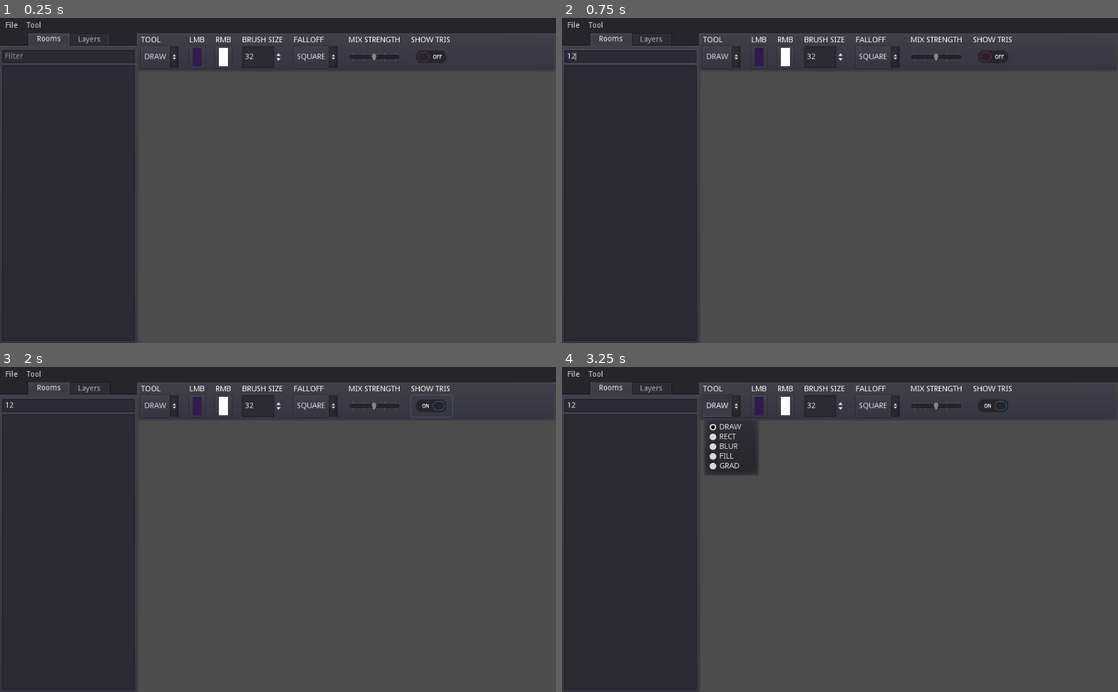
Above: before the commit, frames 1-4 (two rows, left to right).
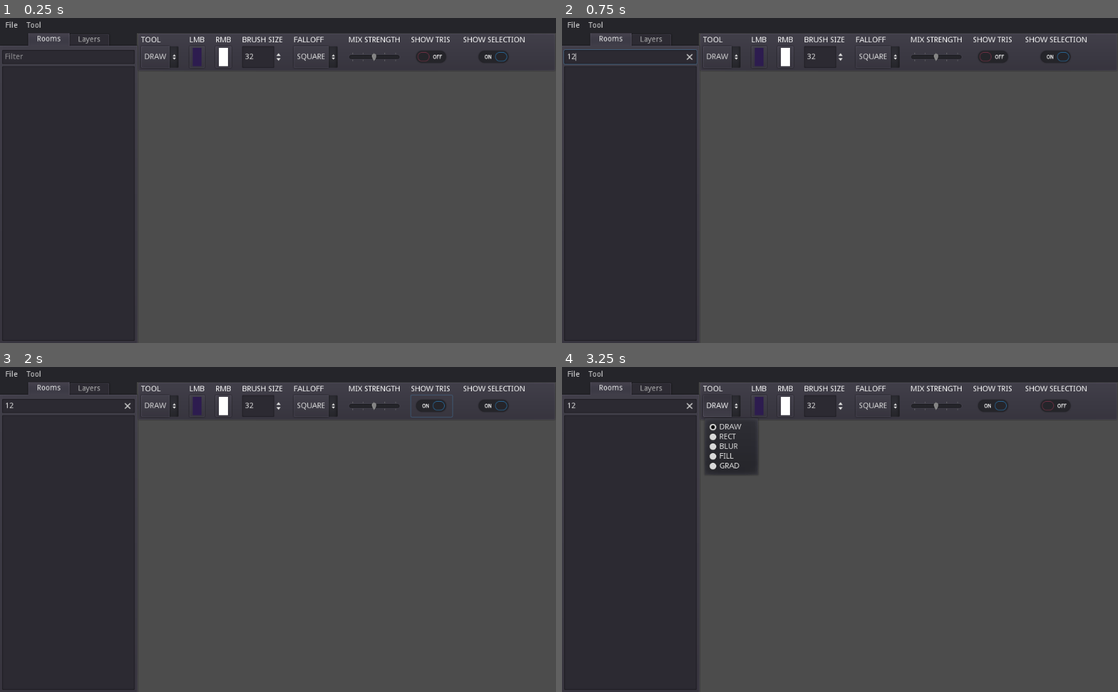
Above: after the commit, the same moments.

Repository: taedixon/vedge-godot-tool
Game: Godot game, scene res://ui/ui_main.tscn
Two runs of this game, one before a commit and one after it. Both use one fixed random seed, a clock stepped at 60 frames per second and the inputs below. The engine's default icon, where the game draws it, is replaced by a stand-in: a white triangle on a blue panel in a dark square.
Inputs (mouse positions are in pixels of both pictures, inside the frame that each line leads up to):
- Up to frame 1 (0.25 s): no input
- Up to frame 2 (0.75 s): click (628, 57) at 0.52 s; type "12" at 0.6 s
- Up to frame 3 (2 s): click (433, 406) at 1.25 s
- Up to frame 4 (3.25 s): click (1056, 406) at 2.02 s; click "DRAW" at 2.75 s

The runs differ from the first frame. In frame 1, 0.3% of the frame differs, in the area x 0-95%, y 5-15%; in frame 2, 0.4%; in frame 3, 0.3%; in frame 4, 0.3%.
Error in both runs: Invalid type in function 'open' in base '_File'. Cannot convert argument 1 from Nil to String. (res://util/GmsAssetCache.gd:100)

Commit message:
refining

Diff:
--- a/project.godot
+++ b/project.godot
@@ -161,6 +161,11 @@
 "events": [ Object(InputEventKey,"resource_local_to_scene":false,"resource_name":"","device":0,"alt":false,"shift":true,"control":false,"meta":false,"command":false,"pressed":false,"scancode":82,"unicode":0,"echo":false,"script":null)
  ]
 }
+toggle_selection_visible={
+"deadzone": 0.5,
+"events": [ Object(InputEventKey,"resource_local_to_scene":false,"resource_name":"","device":0,"alt":false,"shift":false,"control":false,"meta":false,"command":false,"pressed":false,"scancode":82,"unicode":0,"echo":false,"script":null)
+ ]
+}
 
 [rendering]
 
--- a/scenes/gms_map.gd
+++ b/scenes/gms_map.gd
@@ -36,6 +36,9 @@
 	for child in layers_root.get_children():
 		if child.name == layer:
 			child.visible = vis
+
+func set_overlay_visible(vis):
+	overlay.visible = vis
 
 func populate_map(roomdata):
 	bounds.size = Vector2(roomdata.roomSettings.Width,roomdata.roomSettings.Height)
--- a/scenes/gms_map.tscn
+++ b/scenes/gms_map.tscn
@@ -10,4 +10,5 @@
 
 [node name="overlay" type="Node2D" parent="."]
 script = ExtResource( 2 )
-fill_col = Color( 0.478431, 0.917647, 0.764706, 0.34902 )
+fill_col = Color( 0.3172, 0.61, 0.50752, 0.270588 )
+border_col = Color( 1, 1, 1, 0.784314 )
--- a/scenes/light_layer.gd
+++ b/scenes/light_layer.gd
@@ -546,7 +546,6 @@
 		history_location -= 1
 		var stroke_to_undo = stroke_history[history_location]
 		revert_stroke(stroke_to_undo)
-		pass
 
 func redo():
 	if history_location < stroke_history.size():
--- a/scenes/map_container.gd
+++ b/scenes/map_container.gd
@@ -1,7 +1,6 @@
 extends Control
 
 signal colour_picked(mousebutton, colour)
-
 
 # Declare member variables here. Examples:
 onready var map = $gms_map
@@ -29,6 +28,7 @@
 	map.set_show_tris(params.show_tris)
 	rect_state = 0
 	update()
+	map.set_overlay_visible(params.show_selection)
 
 func _process(delta):
 	if !has_focus():
@@ -215,11 +215,12 @@
 		var outline = Color.deepskyblue if selection_mode else Color.wheat
 		draw_rect(Rect2(0, 0, rect_size.x, rect_size.y), outline, false, 2.0)
 		if map.layer_editable():
-			if selection_mode && rect_state == 1:
-				if rect_button == BUTTON_LEFT:
-					draw_polyline(selection_points, Color.magenta)
-				else:
-					draw_rect(tool_rect, Color.magenta, false)
+			if selection_mode:
+				if rect_state == 1:
+					if rect_button == BUTTON_LEFT && selection_points.size() > 2:
+						draw_polyline(selection_points, Color.magenta)
+					else:
+						draw_rect(tool_rect, Color.magenta, false)
 			elif colour_picking:
 				var drawcol = map.get_picked_colour()
 				if !drawcol:
--- a/ui/light_toolbar.gd
+++ b/ui/light_toolbar.gd
@@ -7,6 +7,7 @@
 onready var input_radius = $GridContainer/radius_select
 onready var input_falloff = $GridContainer/falloff_select
 onready var input_tool = $GridContainer/tool_select
+onready var input_show_selection = $GridContainer/btn_selection
 
 var draw_param = {
 	"tool": "DRAW",
@@ -16,7 +17,14 @@
 	"falloff": "SQUARE",
 	"mix_amount": 0.5,
 	"show_tris": false,
+	"show_selection": true,
 }
+
+onready var col_history_lmb = [input_col_lmb.color]
+var history_pos_lmb = 0
+
+onready var col_history_rmb = [input_col_rmb.color]
+var history_pos_rmb = 0
 
 func _ready():
 	draw_param.radius = input_radius.value
@@ -25,12 +33,63 @@
 	draw_param.falloff = input_falloff.get_item_text(input_falloff.get_selected_id())
 	emit_signal("draw_param_changed", draw_param)
 
+func _unhandled_input(event):
+	if event.is_action_pressed("toggle_selection_visible"):
+		if !Input.is_key_pressed(KEY_SHIFT):
+			input_show_selection.pressed = !input_show_selection.pressed
+			on_show_selection_change(input_show_selection.pressed)
+			get_tree().set_input_as_handled()
+
+func _process(delta):
+	var history_input_dir = 0
+	if Input.is_action_just_released("map_zoom_in"):
+		history_input_dir = 1
+	elif Input.is_action_just_released("map_zoom_out"):
+		history_input_dir = -1
+	if history_input_dir != 0:
+		if input_col_lmb.is_hovered():
+			advance_col_history_lmb(history_input_dir)
+		elif input_col_rmb.is_hovered():
+			advance_col_history_rmb(history_input_dir)
+
+func advance_col_history_lmb(amt):
+	history_pos_lmb = clamp(history_pos_lmb + amt, 0, col_history_lmb.size()-1)
+	var c = col_history_lmb[history_pos_lmb]
+	input_col_lmb.color = c
+	on_col_lmb_change(c)
+
+func advance_col_history_rmb(amt):
+	history_pos_rmb = clamp(history_pos_rmb + amt, 0, col_history_rmb.size()-1)
+	var c = col_history_rmb[history_pos_rmb]
+	input_col_rmb.color = c
+	on_col_rmb_change(c)
+
+func push_history_lmb(col: Color):
+	if col.is_equal_approx(input_col_lmb.color):
+		return
+	if col_history_lmb.size() > (history_pos_lmb+1):
+		col_history_lmb.resize(history_pos_lmb+1)
+	col_history_lmb.append(col)
+	print("lmb history size %d" % col_history_lmb.size())
+	history_pos_lmb += 1
+
+func push_history_rmb(col):
+	if col.is_equal_approx(input_col_rmb.color):
+		return
+	if col_history_rmb.size() > (history_pos_rmb+1):
+		col_history_rmb.resize(history_pos_rmb+1)
+	col_history_rmb.append(col)
+	print("rmb history size %d" % col_history_rmb.size())
+	history_pos_rmb += 1
+
 func on_colour_pick(mousebutton, col):
 	col.a = 1
 	if mousebutton == BUTTON_LEFT:
+		push_history_lmb(col)
 		input_col_lmb.color = col
 		draw_param.col_lmb = col
 	else:
+		push_history_rmb(col)
 		input_col_rmb.color = col
 		draw_param.col_rmb = col
 	emit_signal("draw_param_changed", draw_param)
@@ -62,3 +121,13 @@
 func on_show_tris_change(val):
 	draw_param.show_tris = val
 	emit_signal("draw_param_changed", draw_param)
+
+func on_show_selection_change(val):
+	draw_param.show_selection = val
+	emit_signal("draw_param_changed", draw_param)
+
+func on_col_lmb_popup_closed():
+	push_history_lmb(input_col_lmb.color)
+
+func on_col_rmb_popup_closed():
+	push_history_rmb(input_col_rmb.color)
--- a/ui/light_toolbar.tscn
+++ b/ui/light_toolbar.tscn
@@ -16,7 +16,7 @@
 margin_right = 1017.0
 margin_bottom = 65.0
 custom_constants/hseparation = 20
-columns = 7
+columns = 8
 
 [node name="label_tool" type="Label" parent="GridContainer"]
 margin_right = 69.0
@@ -58,6 +58,15 @@
 margin_right = 573.0
 margin_bottom = 14.0
 text = "SHOW TRIS"
+
+[node name="label_selection" type="Label" parent="GridContainer"]
+margin_left = 593.0
+margin_right = 707.0
+margin_bottom = 14.0
+text = "SHOW SELECTION"
+__meta__ = {
+"_edit_use_anchors_": false
+}
 
 [node name="tool_select" type="OptionButton" parent="GridContainer"]
 margin_top = 18.0
@@ -120,16 +129,28 @@
 "_edit_use_anchors_": false
 }
 
-[node name="CheckButton" type="CheckButton" parent="GridContainer"]
+[node name="btn_tris" type="CheckButton" parent="GridContainer"]
 margin_left = 497.0
 margin_top = 18.0
 margin_right = 573.0
 margin_bottom = 58.0
 
+[node name="btn_selection" type="CheckButton" parent="GridContainer"]
+margin_left = 612.0
+margin_top = 18.0
+margin_right = 688.0
+margin_bottom = 58.0
+grow_horizontal = 0
+size_flags_horizontal = 4
+pressed = true
+
 [connection signal="item_selected" from="GridContainer/tool_select" to="." method="on_tool_change"]
 [connection signal="color_changed" from="GridContainer/col_lmb" to="." method="on_col_lmb_change"]
+[connection signal="popup_closed" from="GridContainer/col_lmb" to="." method="on_col_lmb_popup_closed"]
 [connection signal="color_changed" from="GridContainer/col_rmb" to="." method="on_col_rmb_change"]
+[connection signal="popup_closed" from="GridContainer/col_rmb" to="." method="on_col_rmb_popup_closed"]
 [connection signal="value_changed" from="GridContainer/radius_select" to="." method="on_radius_change"]
 [connection signal="item_selected" from="GridContainer/falloff_select" to="." method="on_falloff_change"]
 [connection signal="value_changed" from="GridContainer/mix_strength" to="." method="on_mix_change"]
-[connection signal="toggled" from="GridContainer/CheckButton" to="." method="on_show_tris_change"]
+[connection signal="toggled" from="GridContainer/btn_tris" to="." method="on_show_tris_change"]
+[connection signal="toggled" from="GridContainer/btn_selection" to="." method="on_show_selection_change"]
--- a/ui/room_picker.tscn
+++ b/ui/room_picker.tscn
@@ -33,6 +33,7 @@
 [node name="room_filter" type="LineEdit" parent="TabContainer/Rooms"]
 margin_right = 244.0
 margin_bottom = 24.0
+clear_button_enabled = true
 placeholder_text = "Filter"
 __meta__ = {
 "_edit_lock_": true
